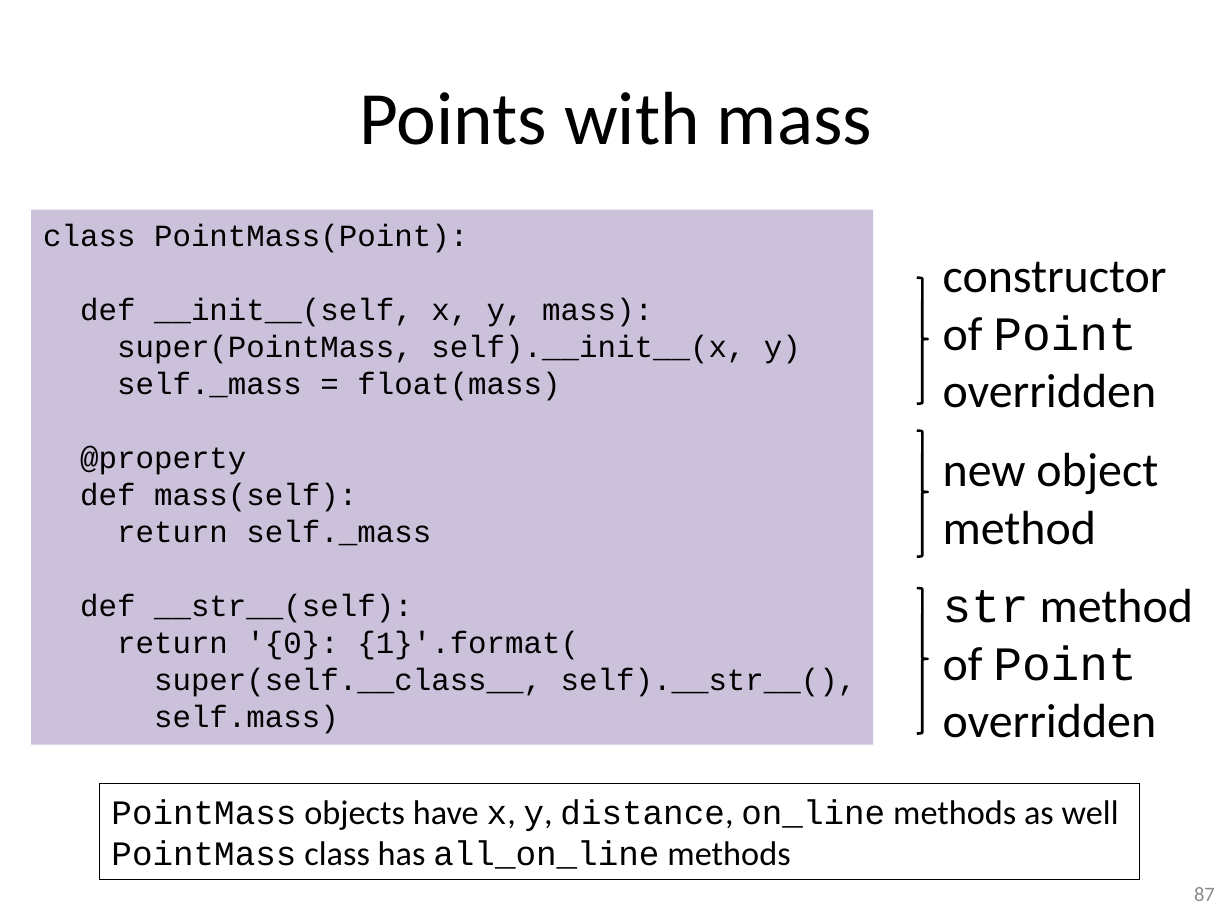
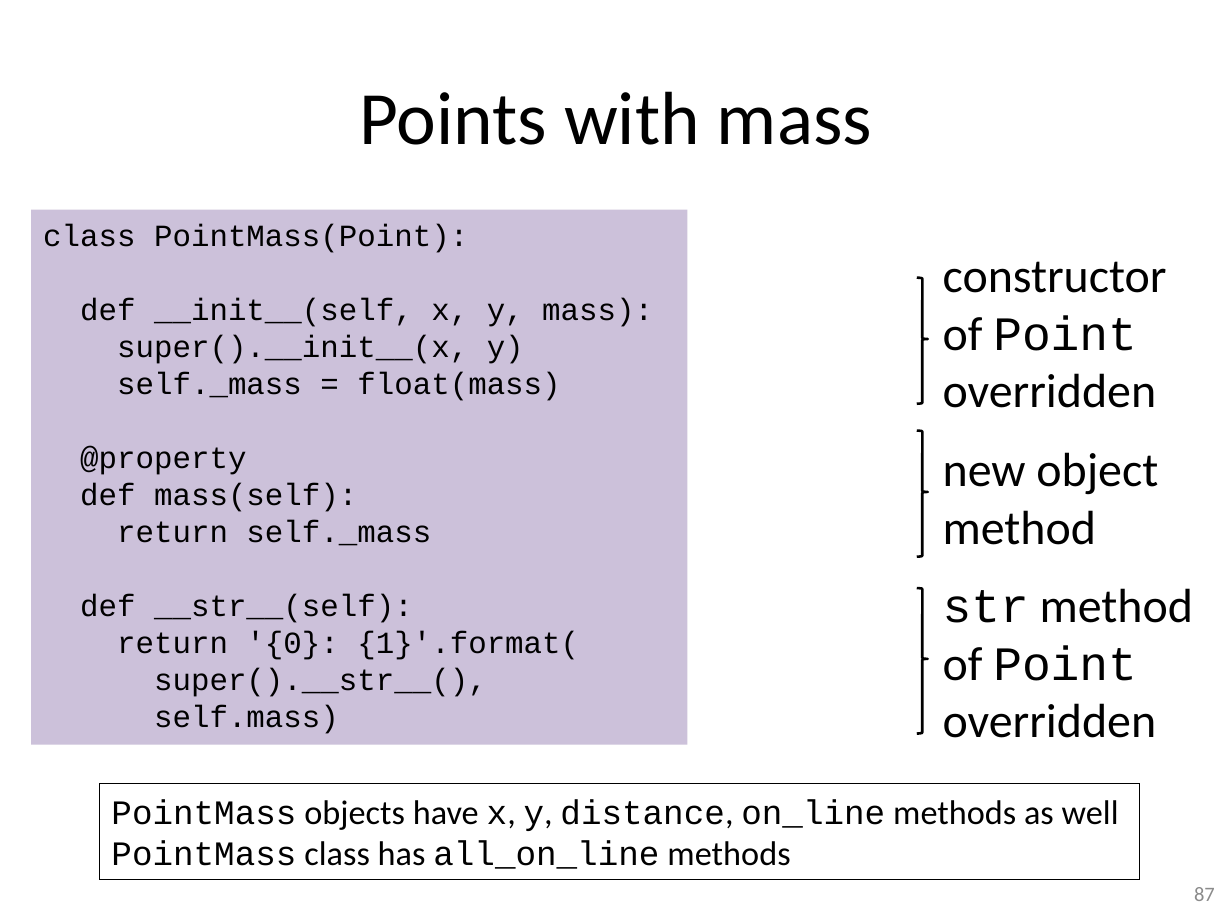
Before and after one commit to gjbex/training-material, a slide deck: slide 87 of Python/python-intro.pptx. Drawn at 1232x924 pixels with LibreOffice and Linux fonts; fonts in the diff are those of the drawing. Boxes give left, top, right and bottom in pixels: in the first picture for what was removed or moved away, otherwise in the second. Text is boxed around its words. In the diff, an @@ line names an element or a change of style, - is before the commit and + after.

```diff
--- a/Python/python-intro.pptx
+++ b/Python/python-intro.pptx
@@ rectangle "class PointMass(Point):": place and size @@
-rectangle "class PointMass(Point):" at box(31, 209, 873, 744)
+rectangle "class PointMass(Point):" at box(31, 209, 687, 744)
@@ text in rectangle at box(117, 335, 524, 364): text changed @@
-super(PointMass, self).__init__(x, y)
+super().__init__(x, y)
@@ text in rectangle at box(117, 631, 579, 734): text changed @@
-return '{0}: {1}'.format(
-super(self.__class__, self).__str__(),
-self.mass)
+return '{0}: {1}'.format(
+super().__str__(),
+self.mass)
```
Also in this commit, not shown: 36 other slides changed.
